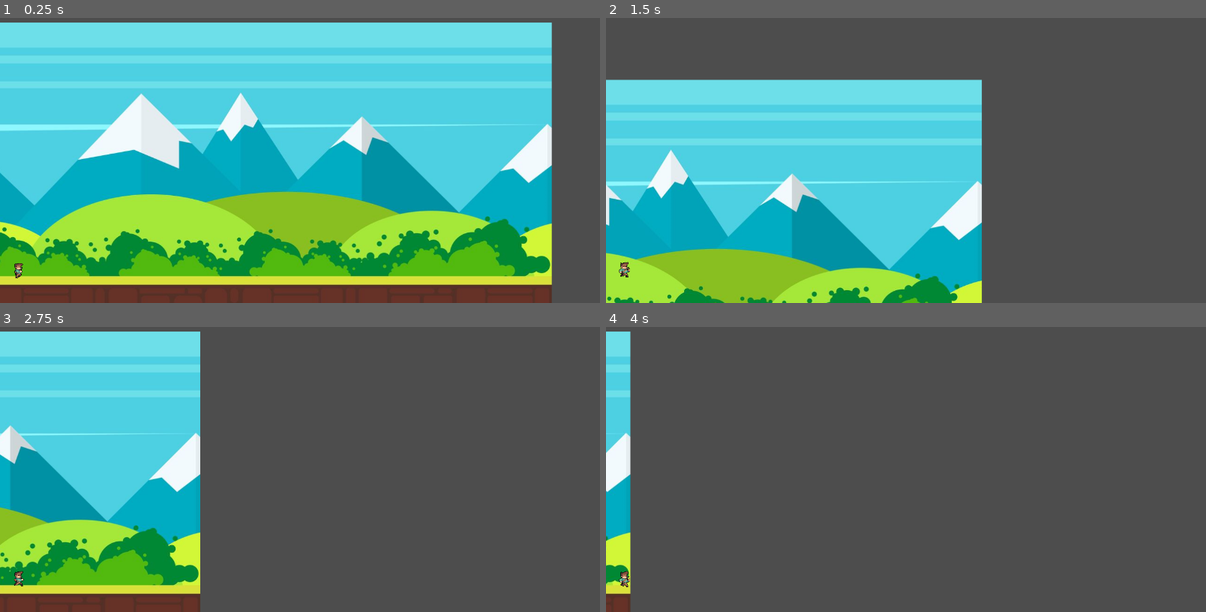
Above: before the commit, frames 1-4 (two rows, left to right).
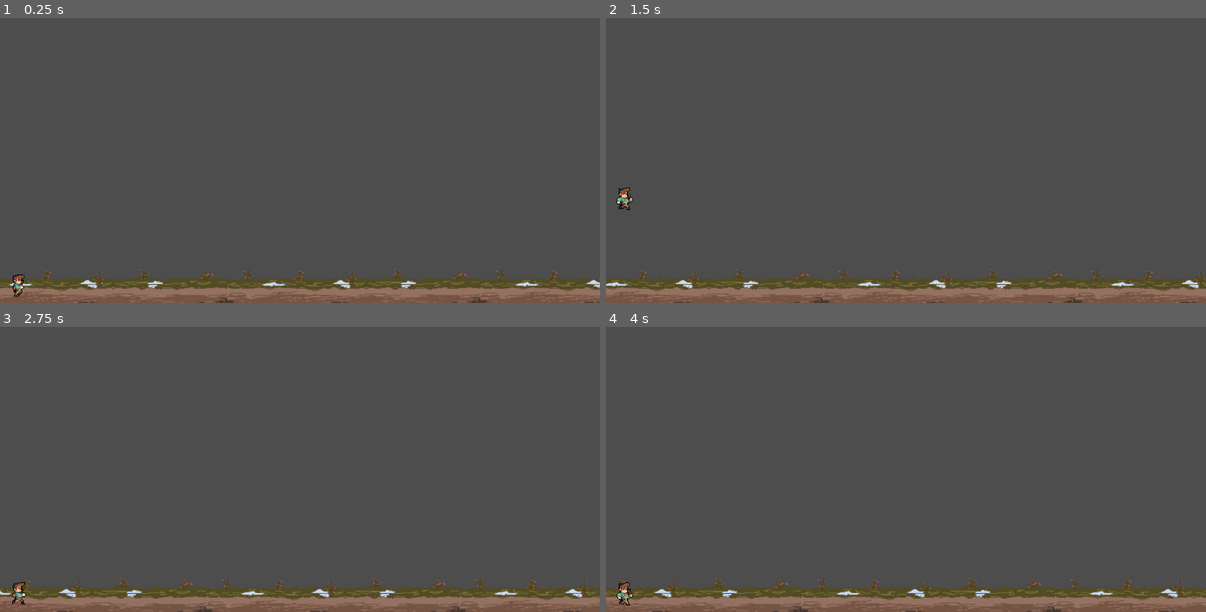
Above: after the commit, the same moments.

Repository: marcjoemill/pinoy_tsunami
Game: Godot game, scene res://scenes/main.tscn
The game is run twice, just before and just after one commit, with the same random seed, the same clock (stepped at 60 frames per second) and the same inputs.
Inputs:
- Up to frame 1 (0.25 s): no input
- Up to frame 2 (1.5 s): tap Space (jump) at 0.77 s
- Up to frame 3 (2.75 s): tap Space (jump) at 1.52 s
- Up to frame 4 (4 s): tap Space (jump) at 3.02, 3.77 s

The runs differ from the first frame. In frame 1, 91% of the frame differs, in the area x 0-100%, y 1-100%; in frame 2, 52%; in frame 3, 38%; in frame 4, 12%.

Commit message:
feat: add road to the gamestage

Diff:
--- a/scenes/GroundSegment.tscn
+++ b/scenes/GroundSegment.tscn
@@ -1,10 +1,18 @@
-[gd_scene load_steps=2 format=3 uid="uid://nxux4xnu267n"]
+[gd_scene load_steps=3 format=3 uid="uid://nxux4xnu267n"]
+
+[ext_resource type="Texture2D" uid="uid://bqmdf4svdu4r0" path="res://assets/graphics/backgrounds/road.png" id="1_hsvk4"]
 
 [sub_resource type="RectangleShape2D" id="RectangleShape2D_r83tp"]
-size = Vector2(1000, 20)
+size = Vector2(364, 40)
 
 [node name="GroundSegment" type="StaticBody2D"]
 
 [node name="CollisionShape2D" type="CollisionShape2D" parent="."]
-position = Vector2(500, 10)
+position = Vector2(182, 20)
 shape = SubResource("RectangleShape2D_r83tp")
+
+[node name="Sprite2D" type="Sprite2D" parent="."]
+z_index = -1
+position = Vector2(181, -83)
+scale = Vector2(1.12812, 1.11111)
+texture = ExtResource("1_hsvk4")
--- a/scenes/Player.tscn
+++ b/scenes/Player.tscn
@@ -1,7 +1,8 @@
-[gd_scene load_steps=13 format=3 uid="uid://bnw55jeq4voyh"]
+[gd_scene load_steps=14 format=3 uid="uid://bnw55jeq4voyh"]
 
 [ext_resource type="Texture2D" uid="uid://ion5gssxbd4s" path="res://assets/graphics/characters/player/run outline-Sheet.png" id="1_p0vlq"]
 [ext_resource type="Script" uid="uid://bh2cld43qp6i3" path="res://scenes/player.gd" id="1_v6fml"]
+[ext_resource type="Script" uid="uid://doysg55vjyc8l" path="res://scenes/camera_2d.gd" id="2_3li8b"]
 
 [sub_resource type="AtlasTexture" id="AtlasTexture_v6fml"]
 atlas = ExtResource("1_p0vlq")
@@ -74,7 +75,12 @@
 script = ExtResource("1_v6fml")
 
 [node name="Camera2D" type="Camera2D" parent="."]
-offset = Vector2(600, -250)
+z_index = 3
+y_sort_enabled = true
+offset = Vector2(400, -180)
+zoom = Vector2(1.5, 1.5)
+editor_draw_drag_margin = true
+script = ExtResource("2_3li8b")
 
 [node name="AnimatedSprite2D" type="AnimatedSprite2D" parent="."]
 texture_filter = 1
--- /dev/null
+++ b/scenes/camera_2d.gd
@@ -0,0 +1,8 @@
+extends Camera2D
+
+@export var fixed_y_position : float = -25  # Set your desired vertical position
+
+func _process(_delta):
+	# Keep original X position (following player)
+	# Override Y position to stay fixed
+	position.y = fixed_y_position - get_parent().position.y
--- a/scenes/main.tscn
+++ b/scenes/main.tscn
@@ -8,7 +8,7 @@
 script/source = "extends Node2D
 
 @export var ground_scene: PackedScene
-@export var segment_width: float = 1000  # Should match your ground segment width
+@export var segment_width: float = 360  # Should match your ground segment width
 var last_segment_x: float = 0
 
 @onready var player = $Player  # Assuming player is direct child
@@ -26,6 +26,7 @@
 
 	var new_ground = ground_scene.instantiate()
 	new_ground.position.x = x_pos
+	new_ground.z_index = -1
 	add_child(new_ground)
 	last_segment_x = x_pos
 
@@ -49,10 +50,11 @@
 ground_scene = ExtResource("2_sugp2")
 
 [node name="Background1" type="Sprite2D" parent="."]
-position = Vector2(-77, -545)
+position = Vector2(-729, -993)
 scale = Vector2(0.998438, 0.989063)
 texture = ExtResource("1_o5qli")
 centered = false
+offset = Vector2(400, -75)
 
 [node name="Player" parent="." instance=ExtResource("2_0wfyh")]
 position = Vector2(-11, -22)
Binary file added: assets/graphics/backgrounds/road.png
Not shown, added: scenes/camera_2d.gd.uid
